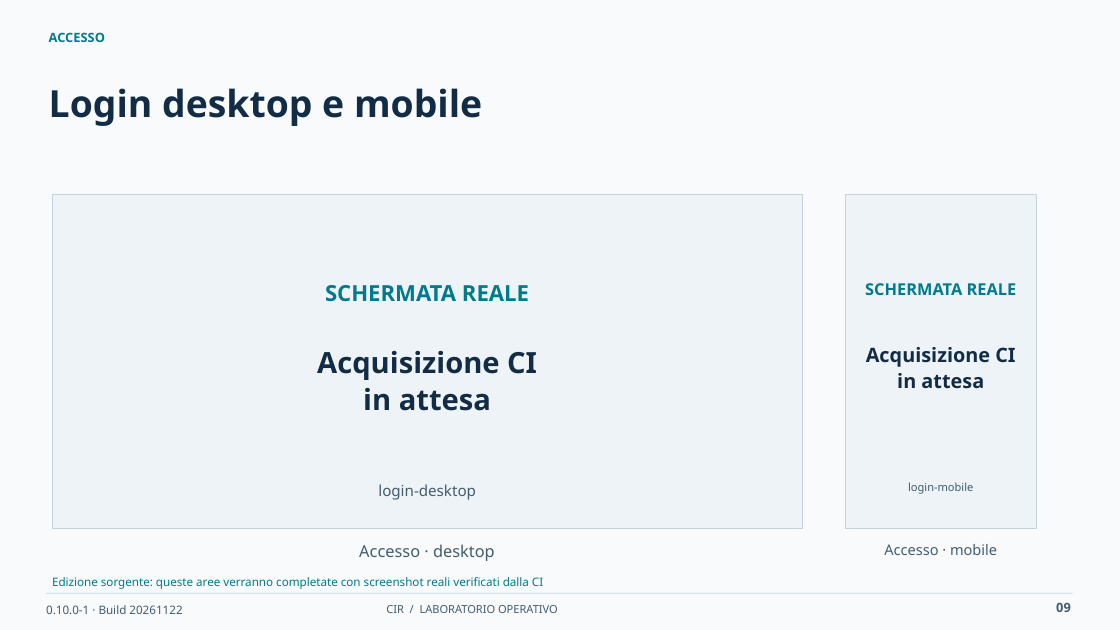
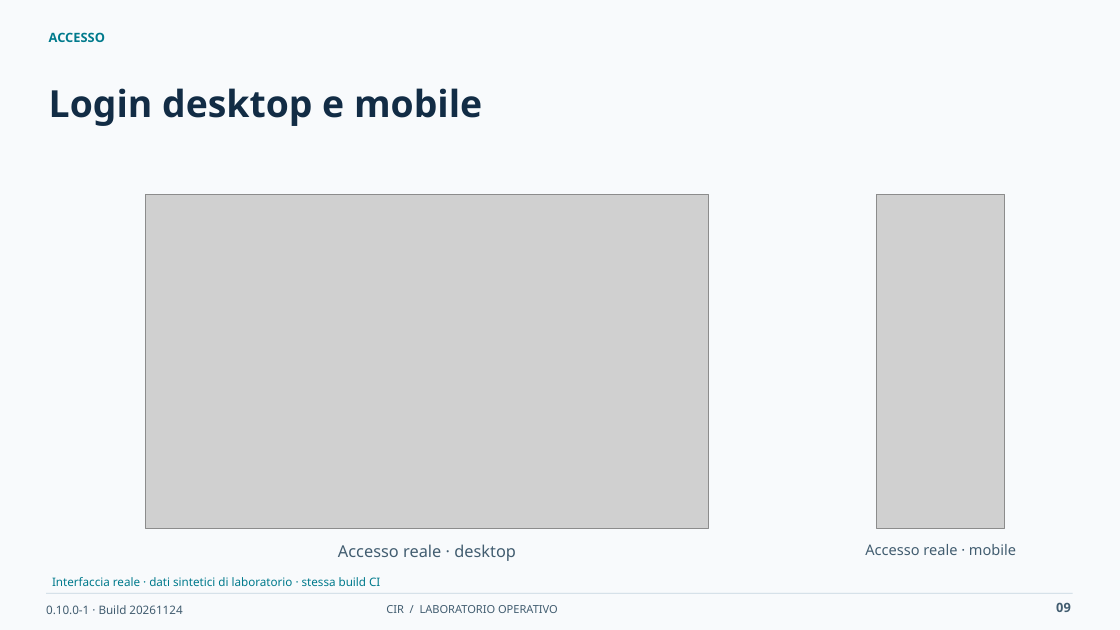
Before and after one commit to desalvo/cybersecurity-incident-registry, a slide deck: slide 9 of docs/presentation/CIR_Operational_Training_IT.pptx. Drawn at 1120x630 pixels with LibreOffice and Linux fonts; fonts in the diff are those of the drawing; grey boxes stand for pictures. Boxes give left, top, right and bottom in pixels: in the first picture for what was removed or moved away, otherwise in the second. Text is boxed around its words. In the diff, an @@ line names an element or a change of style, - is before the commit and + after.

```diff
--- a/docs/presentation/CIR_Operational_Training_IT.pptx
+++ b/docs/presentation/CIR_Operational_Training_IT.pptx
@@ rectangle removed at (52, 194, 802, 528) @@
@@ picture added at (145, 194, 708, 528) @@
@@ rectangle removed at (845, 194, 1037, 528) @@
@@ picture added at (877, 194, 1006, 528) @@
@@ text removed at (325, 285, 529, 302) @@
-SCHERMATA REALE
@@ text removed at (865, 283, 1017, 295) @@
-SCHERMATA REALE
@@ text removed at (317, 351, 537, 411) @@
-Acquisizione CI
-in attesa
@@ text removed at (866, 347, 1015, 389) @@
-Acquisizione CI
-in attesa
@@ text removed at (378, 484, 476, 500) @@
-login-desktop
@@ text removed at (908, 482, 973, 494) @@
-login-mobile
@@ text at (338, 544, 516, 561): text changed @@
-Accesso · desktop
+Accesso reale · desktop
@@ text at (865, 544, 1016, 555): text changed @@
-Accesso · mobile
+Accesso reale · mobile
@@ text at (52, 577, 380, 586): text changed @@
-Edizione sorgente: queste aree verranno completate con screenshot reali verificati dalla CI
+Interfaccia reale · dati sintetici di laboratorio · stessa build CI
@@ text at (46, 605, 182, 614): text changed @@
-0.10.0-1 · Build 20261122
+0.10.0-1 · Build 20261124
```
Also in this commit, not shown: 33 other slides changed, 37 other files.
